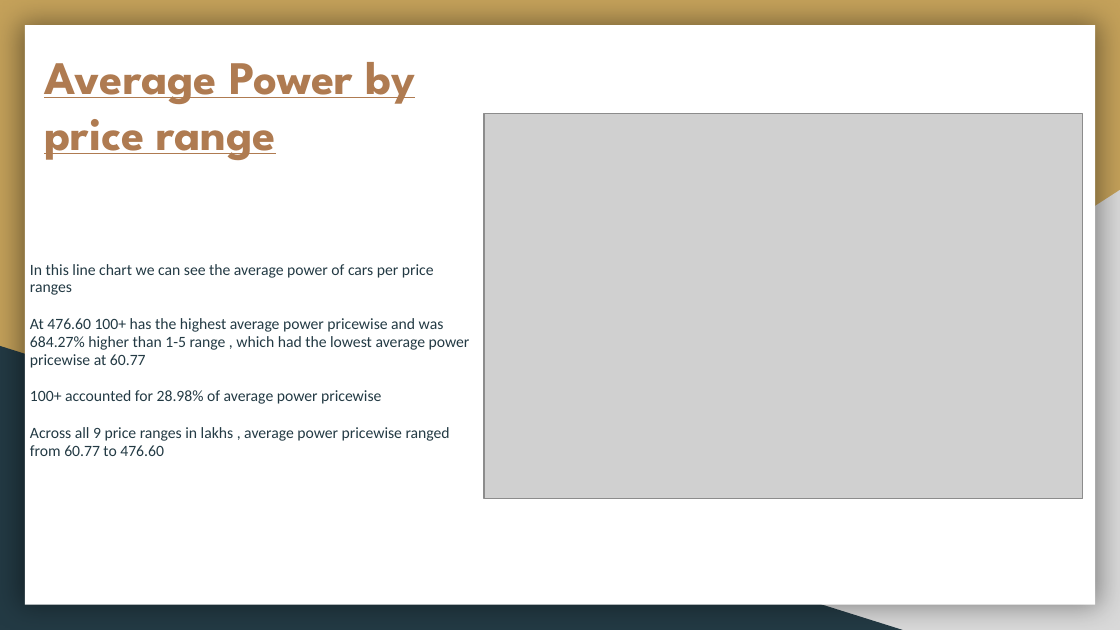
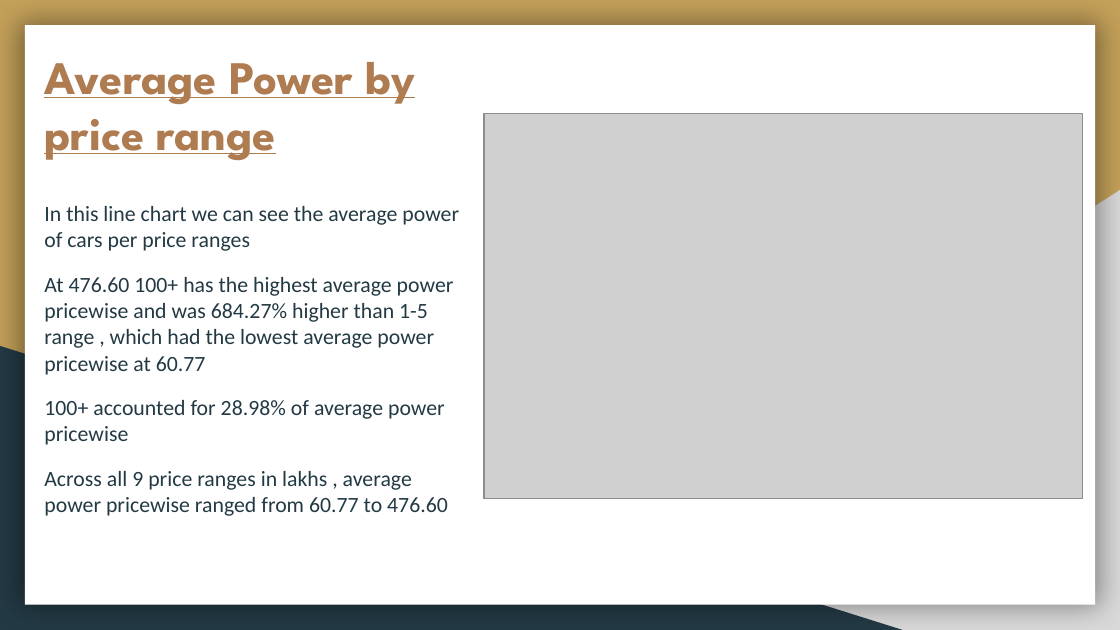
Before and after one commit to Udit2712/Car_DataAnalizer, a slide deck: slide 10 of Documents/Car Engage Report.pptx (slide 9 before the commit). Drawn at 1120x630 pixels with LibreOffice and Linux fonts; fonts in the diff are those of the drawing; grey boxes stand for pictures. Boxes give left, top, right and bottom in pixels: in the first picture for what was removed or moved away, otherwise in the second. Text is boxed around its words. In the diff, an @@ line names an element or a change of style, - is before the commit and + after.

```diff
--- a/Documents/Car Engage Report.pptx
+++ b/Documents/Car Engage Report.pptx
@@ text "In this line chart we ...": place and size @@
-text "In this line chart we ..." at (30, 264, 470, 456)
+text "In this line chart we ..." at (44, 206, 459, 516)
@@ text "In this line chart we ..." at (44, 206, 459, 516): size 10.1 to 14 pt; line spacing 0.95 to 1 @@
```
Also in this commit, not shown: 8 other slides changed, 1 slide added.
